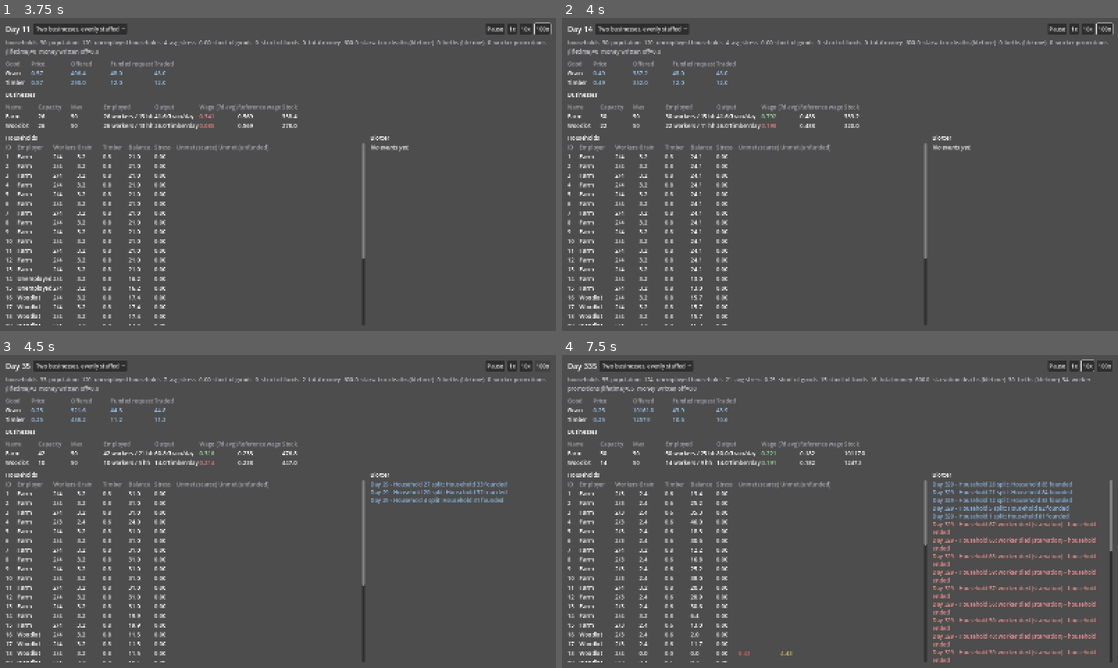
Above: before the commit, frames 1-4 (two rows, left to right).
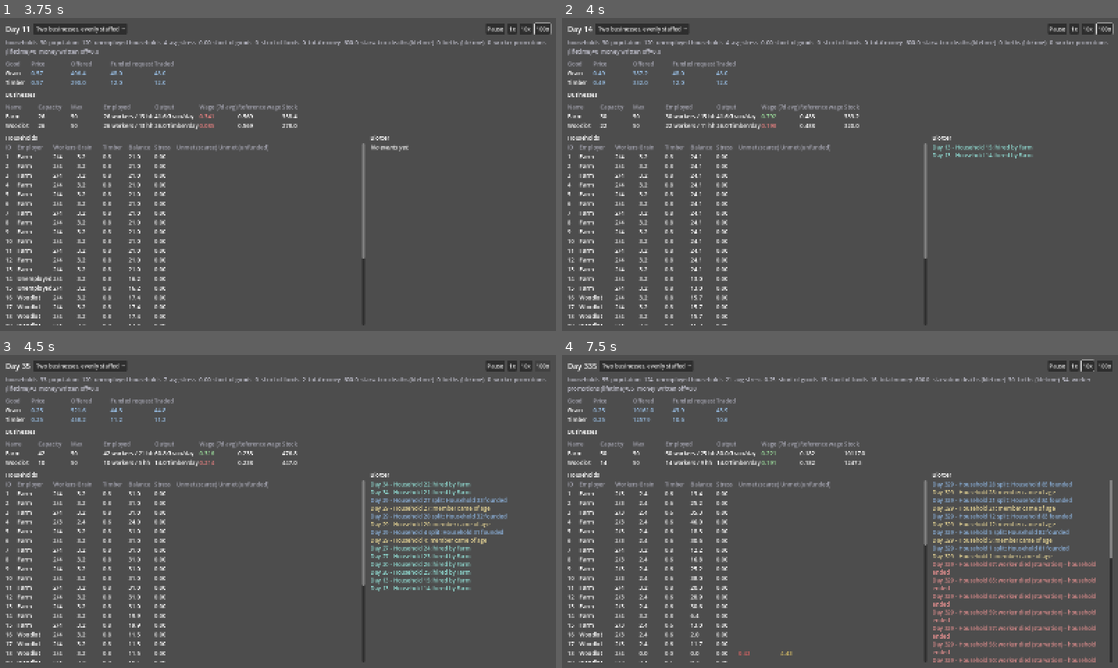
Above: after the commit, the same moments.

Repository: forsman5/sitka
Game: Godot game, scene res://scenes/ui/main_menu.tscn
Two runs of this game, one before a commit and one after it. Both use one fixed random seed, a clock stepped at 60 frames per second and the inputs below.
Inputs (mouse positions are in pixels of both pictures, inside the frame that each line leads up to):
- Up to frame 1 (3.75 s): click "Household Economy Simulation" at 0.5 s; click "Two businesses, evenly staffed" at 1.25 s; click "1x" at 2 s; click "10x" at 2.75 s; tap Enter at 3.5 s; move the mouse to (400, 158) at 3.52 s; hold Right (ui_right) from 3.53 s (still down); hold Alt from 3.53 s (still down); click (400, 158) at 3.67 s
- Up to frame 2 (4 s): keep holding Right (ui_right); keep holding Alt
- Up to frame 3 (4.5 s): release Right (ui_right) at 4.25 s; release Alt at 4.25 s; click "100x" at 4.25 s
- Up to frame 4 (7.5 s): drag from (728, 527) to (812, 574) at 5.02 s; move the mouse to (895, 442) at 5.77 s; hold Right (ui_right) 5.78-6.5 s; hold Shift 5.78-6.5 s; drag from (812, 574) to (673, 464) at 6.52 s; move the mouse to (1006, 558) at 7.27 s; hold Left (ui_left) from 7.28 s (still down); tap F at 7.35 s

Frame 1 is identical in both runs. In frame 2, 0.3% of the frame differs, in the area x 66-85%, y 40-45%; in frame 3, 2.4%; in frame 4, 5.3%, in the area x 66-99%, y 43-99%.

Commit message:
Add hiring and coming-of-age events to the household economy blotter
Extends the blotter's event log with a "job" entry when a household is
hired into a business's capacity, and a "coming_of_age" entry when a
dependent ages into an adult (just before it splits off into its own
household).

Diff:
--- a/scripts/sim/household_economy/he_dashboard.gd
+++ b/scripts/sim/household_economy/he_dashboard.gd
@@ -403,5 +403,10 @@
 			return "[color=#e08d8d]Day %d - Household %d: %s died (starvation)%s[/color]" % [day, event["household_id"], event["member_type"], suffix]
 		"split":
 			return "[color=#8db4e0]Day %d - Household %d split: Household %d founded[/color]" % [day, event["parent_household_id"], event["new_household_id"]]
+		"coming_of_age":
+			return "[color=#d9c98f]Day %d - Household %d: member came of age[/color]" % [day, event["household_id"]]
+		"job":
+			var employer: String = _business_names.get(event["business_id"], "Business #%d" % event["business_id"])
+			return "[color=#8fd9d0]Day %d - Household %d: hired by %s[/color]" % [day, event["household_id"], employer]
 		_:
 			return "Day %d - %s" % [day, event["type"]]
--- a/scripts/sim/household_economy/he_simulation.gd
+++ b/scripts/sim/household_economy/he_simulation.gd
@@ -248,11 +248,12 @@
 		out.append((_history[i] as Dictionary).duplicate(true))
 	return out
 
-## Up to the last `limit` blotter entries (births, deaths, splits), oldest
-## first -- same convention as get_daily_history. Pass -1 (default) for
-## everything currently retained (bounded by EVENT_LOG_MAX regardless).
-## Each entry has at least "day" and "type" ("birth"/"death"/"split"); see
-## _log_event()'s call sites for the type-specific fields.
+## Up to the last `limit` blotter entries (births, deaths, splits, hirings,
+## coming-of-age), oldest first -- same convention as get_daily_history.
+## Pass -1 (default) for everything currently retained (bounded by
+## EVENT_LOG_MAX regardless). Each entry has at least "day" and "type"
+## ("birth"/"death"/"split"/"job"/"coming_of_age"); see _log_event()'s call
+## sites for the type-specific fields.
 func get_event_log(limit: int = -1) -> Array:
 	var start: int = 0 if limit < 0 else max(0, _event_log.size() - limit)
 	var out: Array = []
@@ -475,6 +476,7 @@
 		var pre_split_headcount := h.headcount()
 		var promoted := h.evaluate_aging()
 		for i in promoted:
+			_log_event("coming_of_age", {"household_id": household_id})
 			new_households.append(_split_off_new_household(h, pre_split_headcount - i))
 		promotions += promoted
 		if h.evaluate_birth():
@@ -581,6 +583,7 @@
 				continue
 			h.employer_business_id = business_id
 			employed_workers += h.worker_capacity()
+			_log_event("job", {"household_id": household_id, "business_id": business_id})
 
 ## Step: prepare and clear local offers/requests, one commodity at a time.
 ## Snapshots every household's balance ONCE before either commodity clears
